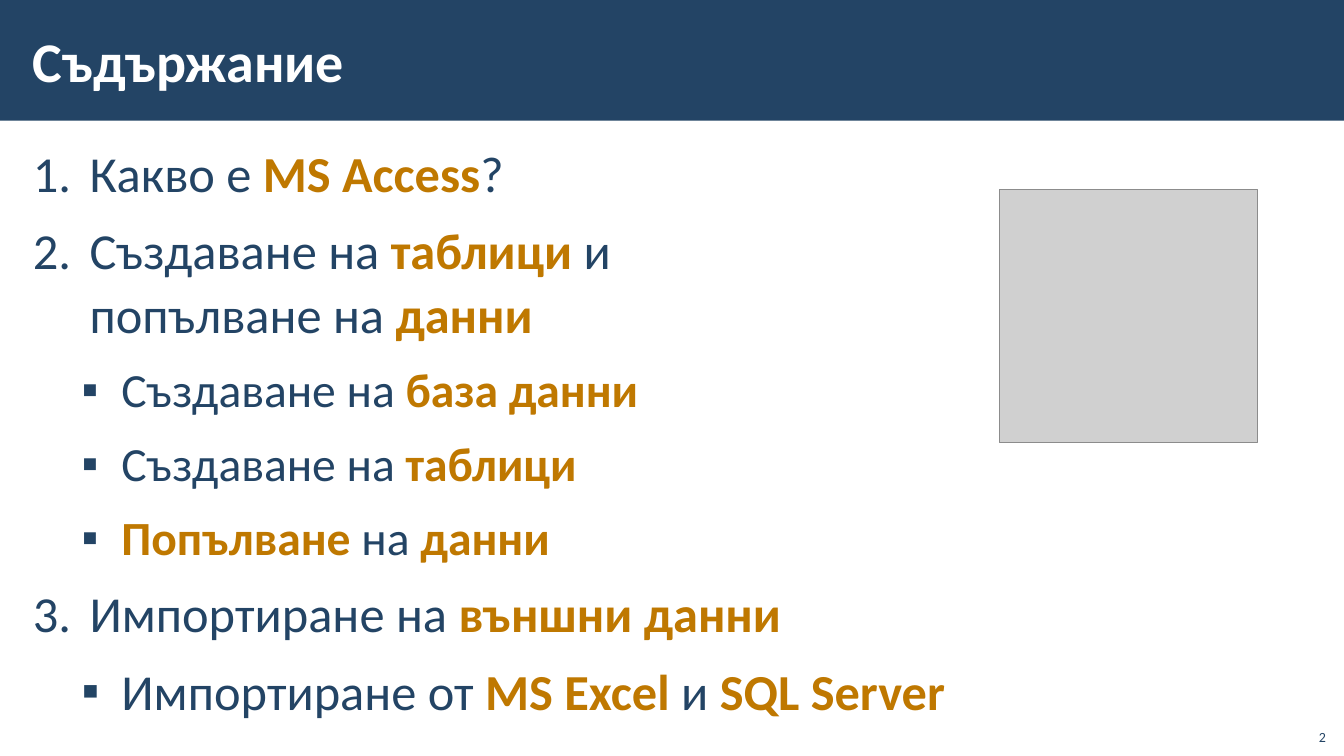
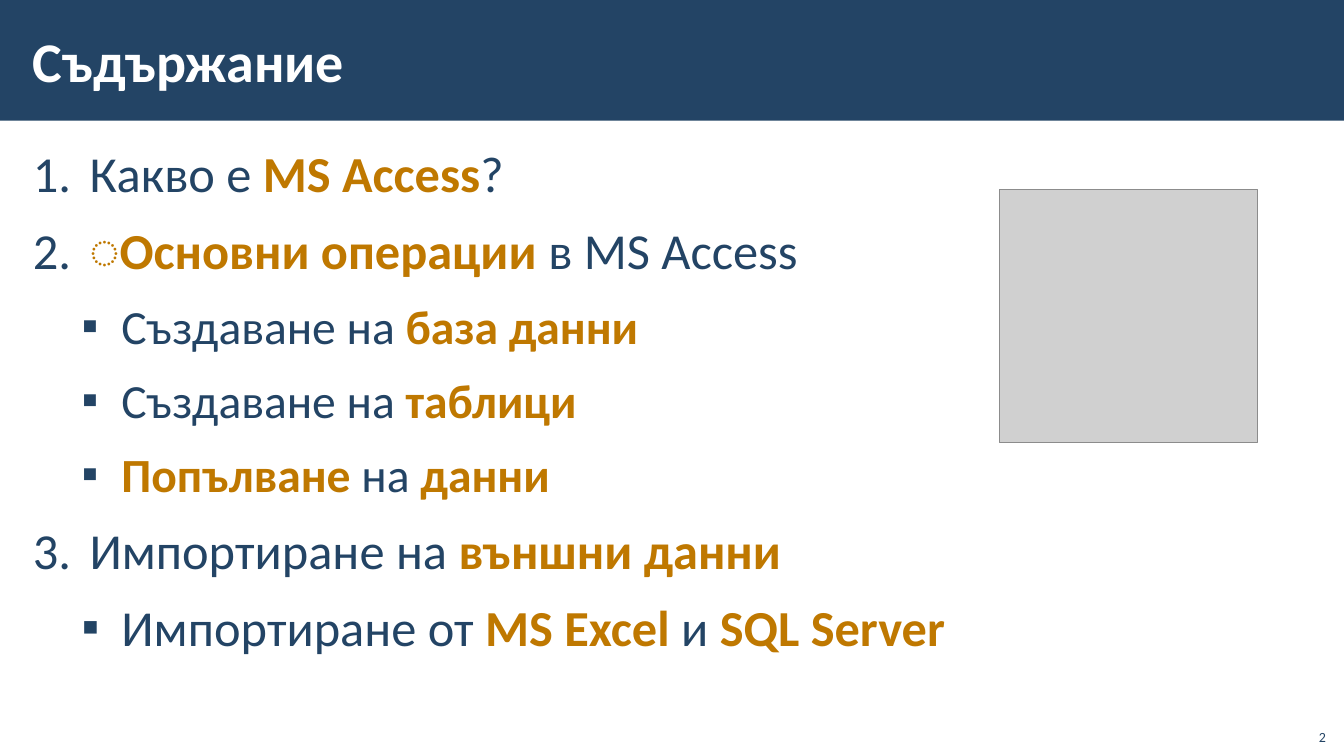
Before and after one commit to BG-IT-Edu/School-Programming, a slide deck: slide 2 of Courses/Software-Sciences/Module-3-Databases-New/13-MS-Access/13-MS-Access-Basics.pptx. Drawn at 1344x756 pixels with LibreOffice and Linux fonts; fonts in the diff are those of the drawing; grey boxes stand for pictures; background and template pictures are left out. Boxes give left, top, right and bottom in pixels: in the first picture for what was removed or moved away, otherwise in the second. Text is boxed around its words. In the diff, an @@ line names an element or a change of style, - is before the commit and + after.

Commit message:
Fixes

```diff
--- a/Courses/Software-Sciences/Module-3-Databases-New/13-MS-Access/13-MS-Access-Basics.pptx
+++ b/Courses/Software-Sciences/Module-3-Databases-New/13-MS-Access/13-MS-Access-Basics.pptx
@@ text at bbox=[120, 236, 797, 277]: text changed; text colour #234465 to #BF7800; bold on @@
-2. Създаване на таблици и
-   попълване на данни
+2. ͏Основни операции в MS Access
```
Also in this commit, not shown: 5 other slides changed.
